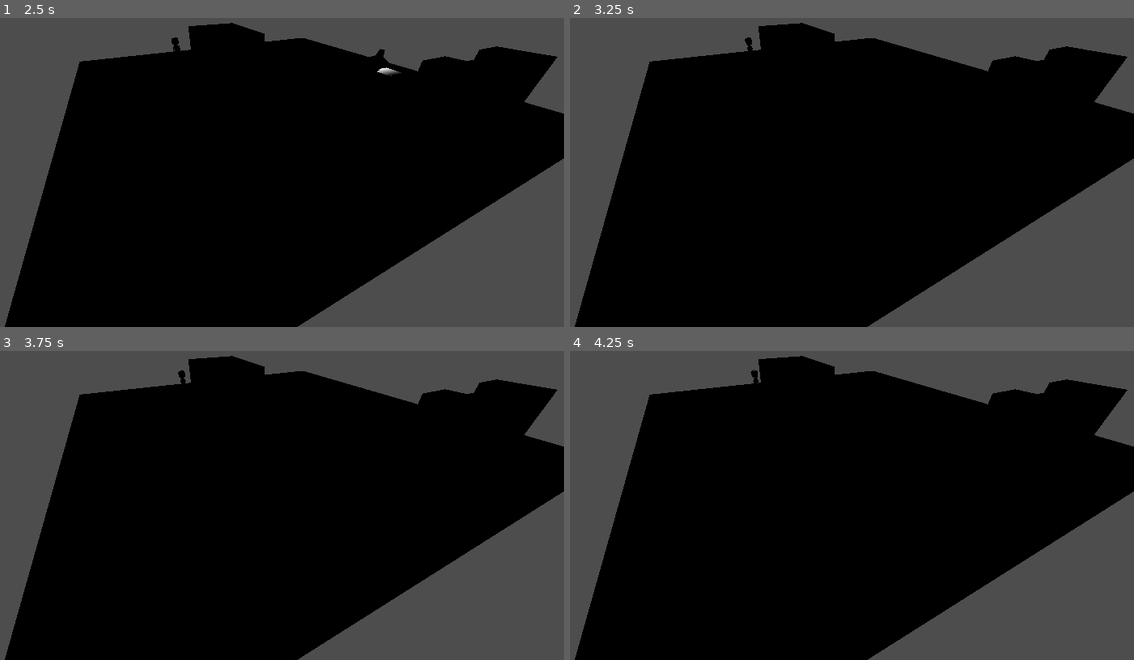
Above: before the commit, frames 1-4 (two rows, left to right).
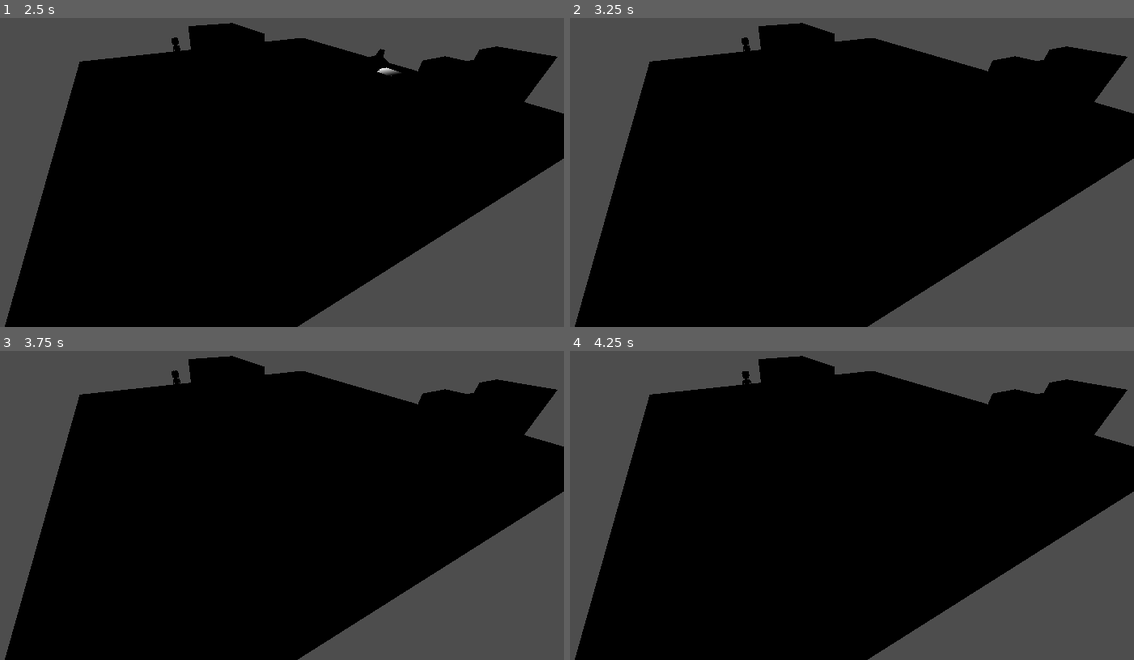
Above: after the commit, the same moments.

Repository: ZergioPC/aux_sombreron
Game: Godot game, scene res://Environment/map_testing.tscn
Same seed, same stepped clock (60 frames per second), same inputs: the game is played once before the commit and once after it.
Inputs:
- Up to frame 1 (2.5 s): tap Enter at 0.5 s; hold Right (move_right) 0.53-1.28 s; tap X (attack) at 0.6 s; hold Down (move_back) 1.28-2.03 s; tap Z (dash) at 1.35 s; hold Right (move_right) from 2.03 s (still down); hold Shift (run) from 2.03 s (still down)
- Up to frame 2 (3.25 s): release Right (move_right) at 2.78 s; release Shift (run) at 2.78 s; hold Up (move_forward) from 2.78 s (still down); tap C (switch_character) at 2.85 s
- Up to frame 3 (3.75 s): tap Space at 3.5 s; release Up (move_forward) at 3.53 s; hold Left (move_left) from 3.53 s (still down); tap X (attack) at 3.6 s
- Up to frame 4 (4.25 s): keep holding Left (move_left)

Frame 1 is identical in both runs. In frame 2, less than 0.1% of the frame differs, in the area x 30-33%, y 6-11%; in frame 3, less than 0.1%; in frame 4, less than 0.1%, in the area x 30-34%, y 6-11%.

Commit message:
Fase 6

Diff:
--- a/NPCSystem/Behaviors/FighterBehavior.gd
+++ b/NPCSystem/Behaviors/FighterBehavior.gd
@@ -13,18 +13,17 @@
 
 	match event_name:
 		EVENT_THREAT_DETECTED:
-			_on_threat_detected()
+			flee_from_threat()
+		EVENT_PLAYER_DISCOVERED:
+			_on_player_discovered()
 
 	# EVENT_THREAT_LOST no interrumpe Escape: el estado Escape comprueba las
 	# amenazas al llegar a la zona segura y vuelve a Idle cuando desaparecen.
 
 
-func _on_threat_detected() -> void:
-	if npc == null:
-		return
-
-	# Sin zona segura no se solicita Escape; el NPC permanece en Idle.
-	if not npc.has_safe_zone():
-		return
-
-	request_state(&"escape")
+## Reacción al descubrimiento global del jugador.
+##
+## Por ahora el peleador huye igual que el resto. Punto de extensión previsto
+## para que en el futuro reaccione de forma distinta (por ejemplo, perseguir).
+func _on_player_discovered() -> void:
+	flee_from_threat()
--- a/NPCSystem/Behaviors/NPCBehavior.gd
+++ b/NPCSystem/Behaviors/NPCBehavior.gd
@@ -30,3 +30,22 @@
 	if npc == null:
 		return false
 	return npc.request_state(state_name)
+
+
+## Huye hacia la zona segura del NPC.
+##
+## Reacción común ante una amenaza o ante el descubrimiento del jugador. El
+## objetivo de caza nunca huye y un NPC sin zona segura solo registra una
+## advertencia.
+func flee_from_threat() -> void:
+	if npc == null:
+		return
+
+	if npc.is_hunt_target:
+		return
+
+	if not npc.has_safe_zone():
+		push_warning("NPC sin zona segura asignada.")
+		return
+
+	request_state(&"escape")
--- a/NPCSystem/Behaviors/NormalBehavior.gd
+++ b/NPCSystem/Behaviors/NormalBehavior.gd
@@ -13,18 +13,9 @@
 
 	match event_name:
 		EVENT_THREAT_DETECTED:
-			_on_threat_detected()
+			flee_from_threat()
+		EVENT_PLAYER_DISCOVERED:
+			flee_from_threat()
 
 	# EVENT_THREAT_LOST no interrumpe Escape: el estado Escape comprueba las
 	# amenazas al llegar a la zona segura y vuelve a Idle cuando desaparecen.
-
-
-func _on_threat_detected() -> void:
-	if npc == null:
-		return
-
-	# Sin zona segura no se solicita Escape; el NPC permanece en Idle.
-	if not npc.has_safe_zone():
-		return
-
-	request_state(&"escape")
--- a/NPCSystem/Behaviors/TricksterBehavior.gd
+++ b/NPCSystem/Behaviors/TricksterBehavior.gd
@@ -14,18 +14,9 @@
 
 	match event_name:
 		EVENT_THREAT_DETECTED:
-			_on_threat_detected()
+			flee_from_threat()
+		EVENT_PLAYER_DISCOVERED:
+			flee_from_threat()
 
 	# EVENT_THREAT_LOST no interrumpe Escape: el estado Escape comprueba las
 	# amenazas al llegar a la zona segura y vuelve a Idle cuando desaparecen.
-
-
-func _on_threat_detected() -> void:
-	if npc == null:
-		return
-
-	# Sin zona segura no se solicita Escape; el NPC permanece en Idle.
-	if not npc.has_safe_zone():
-		return
-
-	request_state(&"escape")
--- a/_tmp_spy_behavior.gd
+++ /dev/null
@@ -1,9 +0,0 @@
-extends NPCBehavior
-
-## Comportamiento espía temporal (fase 5): registra los eventos recibidos.
-
-var eventos: Array = []
-
-
-func handle_event(event: Dictionary) -> void:
-	eventos.append(event)
